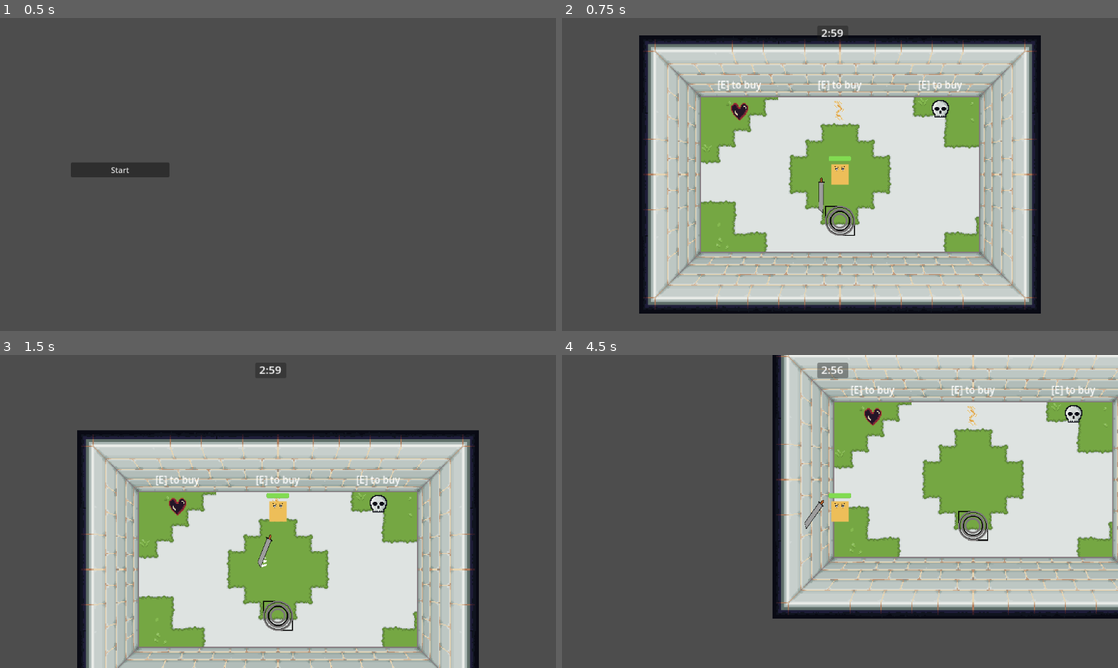
Above: before the commit, frames 1-4 (two rows, left to right).
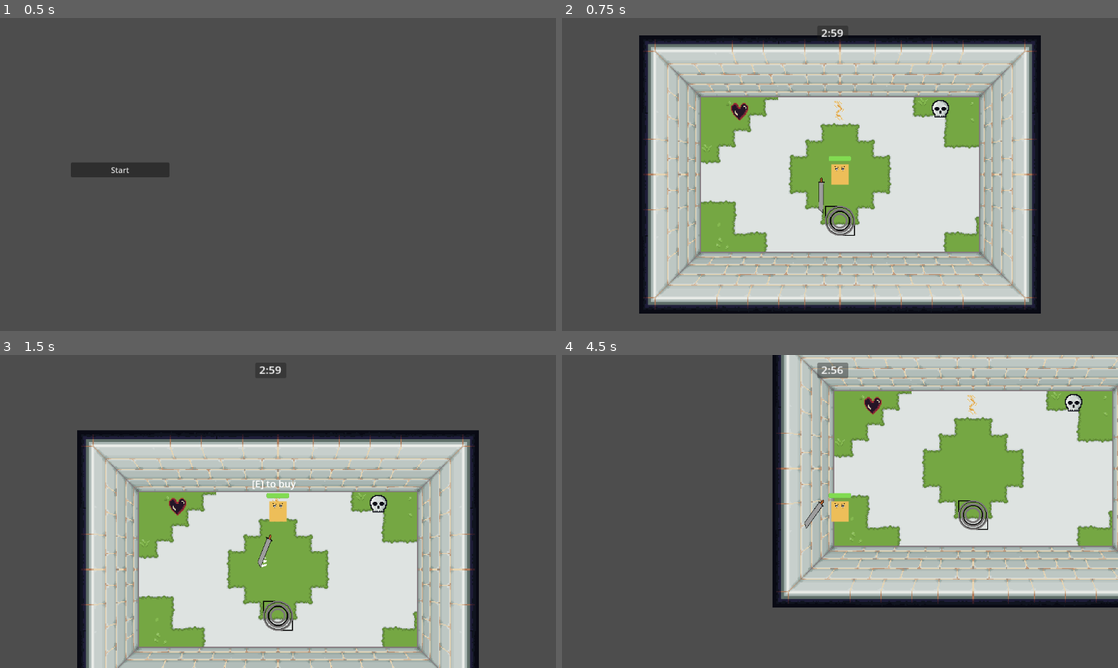
Above: after the commit, the same moments.

Repository: Filip22022/MazePrisoner
Game: Godot game, scene res://game.tscn
Same seed, same stepped clock (60 frames per second), same inputs: the game is played once before the commit and once after it.
Inputs (mouse positions are in pixels of both pictures, inside the frame that each line leads up to):
- Up to frame 1 (0.5 s): no input
- Up to frame 2 (0.75 s): click "Start" at 0.5 s
- Up to frame 3 (1.5 s): tap Enter at 1.25 s; move the mouse to (250, 574) at 1.27 s; hold W (move_up) from 1.28 s (still down); click (250, 574) at 1.35 s
- Up to frame 4 (4.5 s): tap Space (Dash) at 2, 2.1, 4.25, 4.35 s; move the mouse to (1006, 558) at 2.02 s; tap Enter at 2.75 s; move the mouse to (673, 464) at 2.77 s; release W (move_up) at 2.78 s; hold E (interact) 2.78-3.53 s; hold A (move_left) 2.78-4.28 s; move the mouse to (867, 511) at 3.52 s; click (867, 511) at 3.6 s; move the mouse to (756, 433) at 4.27 s; hold S (move_down) from 4.28 s (still down)

Frame 1 is identical in both runs. In frame 2, 0.3% of the frame differs, in the area x 28-72%, y 20-24%; in frame 3, 0.3%; in frame 4, 18%, in the area x 37-100%, y 0-85%.

Commit message:
Implement upgrading stats

Diff:
--- a/autoloads/interaction_manager.gd
+++ b/autoloads/interaction_manager.gd
@@ -11,6 +11,7 @@
 func unregister_area(area: InteractionArea):
 	var index = active_areas.find(area)
 	if index != -1:
+		active_areas[index].hide_label()
 		active_areas.remove_at(index)
 
 func _process(delta):
--- a/autoloads/player_info.gd
+++ b/autoloads/player_info.gd
@@ -31,10 +31,10 @@
 
 func upgrade(stat_name: StatNames):
 	if Stats.has(stat_name):
-		Stats[stat_name]["current_value"] += Stats[stat_name]["multiplier"]
+		Stats[stat_name]["current_value"] += 1
 	stats_changed.emit()
 
 func downgrade(stat_name: StatNames):
 	if Stats.has(stat_name):
-		Stats[stat_name]["current_value"] -= Stats[stat_name]["multiplier"]
+		Stats[stat_name]["current_value"] -= 1
 	stats_changed.emit()
--- a/scenes/hub_room/hub_room.tscn
+++ b/scenes/hub_room/hub_room.tscn
@@ -33,12 +33,14 @@
 
 [node name="UpgradeShopSpeed" parent="." instance=ExtResource("4_55tuo")]
 position = Vector2(0, -64)
+upgraded_stat = 1
 
 [node name="SpriteSpeed" type="Sprite2D" parent="UpgradeShopSpeed"]
 texture = ExtResource("6_c8d1m")
 
 [node name="UpgradeShopDamage" parent="." instance=ExtResource("4_55tuo")]
 position = Vector2(104, -64)
+upgraded_stat = 2
 
 [node name="SpriteDamage" type="Sprite2D" parent="UpgradeShopDamage"]
 texture = ExtResource("7_my56i")
--- a/scenes/objects/InteractionArea/InteractionArea.gd
+++ b/scenes/objects/InteractionArea/InteractionArea.gd
@@ -9,19 +9,16 @@
 
 
 func _ready():
-	label.global_position = self.global_position
-	label.global_position.y -= 36
-	label.global_position.x -= label.size.x / 2
 	label.text = "[E] to " + action_name
-	label.set("theme_override_font_sizes/font_size", 10)
 	add_child(label)
+	label.hide()
 
 	self.add_to_group("InteractionAreas")
 
-func _on_body_entered(body):
+func _on_area_entered(body):
 	InteractionManager.register_area(self)
 
-func _on_body_exited(body):
+func _on_area_exited(body):
 	InteractionManager.unregister_area(self)
 
 func show_label():
--- a/scenes/objects/InteractionArea/interaction_area.tscn
+++ b/scenes/objects/InteractionArea/interaction_area.tscn
@@ -3,6 +3,8 @@
 [ext_resource type="Script" path="res://scenes/objects/InteractionArea/InteractionArea.gd" id="1_u08gm"]
 
 [node name="InteractionArea" type="Area2D"]
+collision_layer = 0
+collision_mask = 15
 script = ExtResource("1_u08gm")
 action_name = "buy"
 
@@ -12,9 +14,17 @@
 anchor_top = 1.0
 anchor_right = 0.5
 anchor_bottom = 1.0
-offset_left = -16.0
-offset_top = -40.0
-offset_right = 24.0
-offset_bottom = -17.0
+offset_left = -7.0
+offset_top = -32.0
+offset_right = 43.0
+offset_bottom = -4.0
 grow_horizontal = 2
 grow_vertical = 0
+scale = Vector2(0.5, 0.5)
+theme_override_font_sizes/font_size = 20
+horizontal_alignment = 1
+
+[connection signal="area_entered" from="." to="." method="_on_area_entered"]
+[connection signal="area_exited" from="." to="." method="_on_area_exited"]
+[connection signal="body_entered" from="." to="." method="_on_area_entered"]
+[connection signal="body_exited" from="." to="." method="_on_area_exited"]
--- a/scenes/objects/upgrade_shop/upgrade_shop.gd
+++ b/scenes/objects/upgrade_shop/upgrade_shop.gd
@@ -7,4 +7,7 @@
 	interaction_area.interact = Callable(self, "_buy_upgrade")
 
 func _buy_upgrade():
+	print("stat: " + PlayerInfo.StatNames.keys()[upgraded_stat])
+	print("old_value: " + str(PlayerInfo.get_stat(upgraded_stat)))
 	PlayerInfo.upgrade(upgraded_stat)
+	print("new_value: " + str(PlayerInfo.get_stat(upgraded_stat)))
--- a/scenes/objects/upgrade_shop/upgrade_shop.tscn
+++ b/scenes/objects/upgrade_shop/upgrade_shop.tscn
@@ -10,6 +10,7 @@
 script = ExtResource("1_fdvo3")
 
 [node name="InteractionArea" parent="." instance=ExtResource("2_vp1ag")]
+collision_mask = 8
 
 [node name="CollisionShape" type="CollisionShape2D" parent="InteractionArea"]
 shape = SubResource("CircleShape2D_kwrud")
